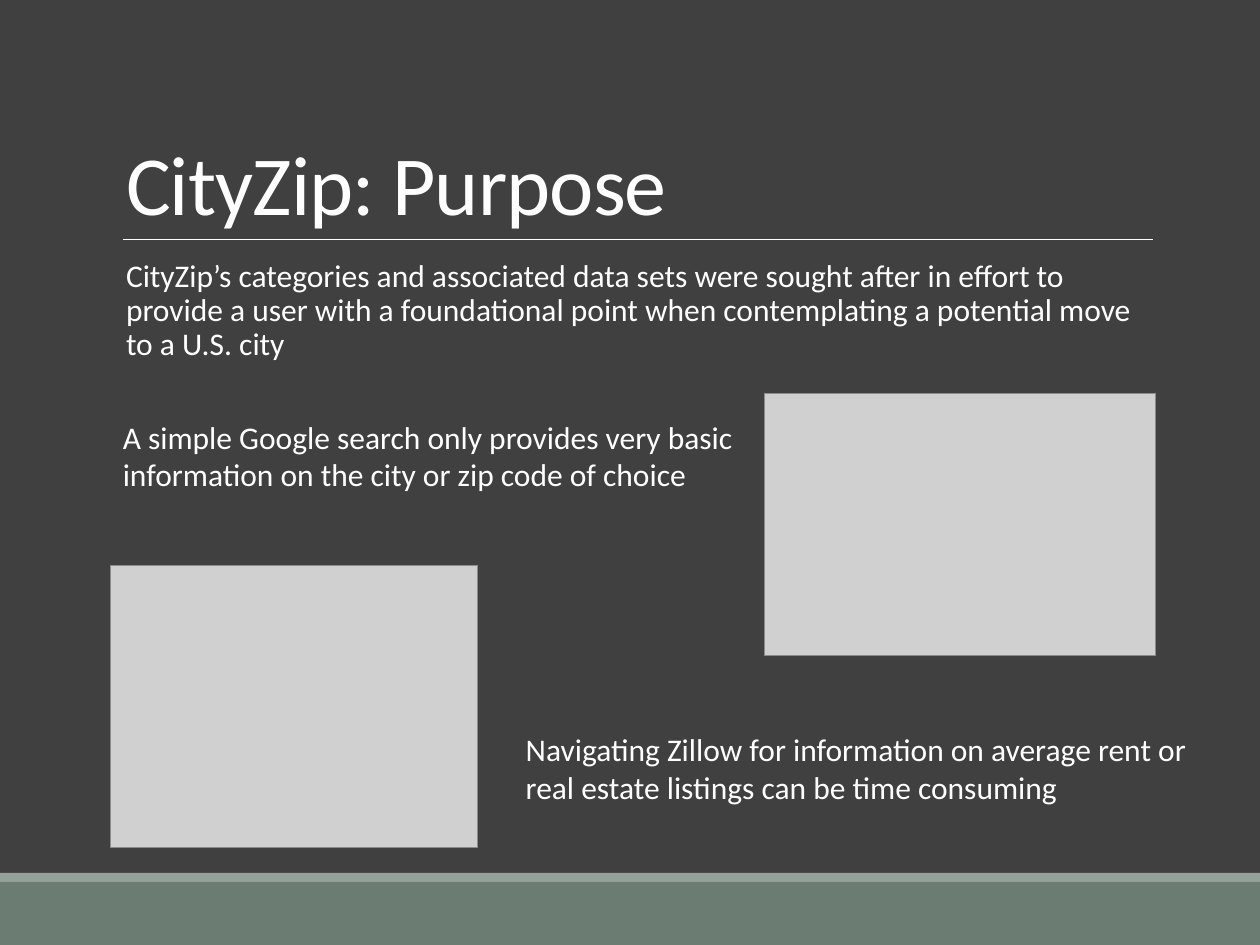
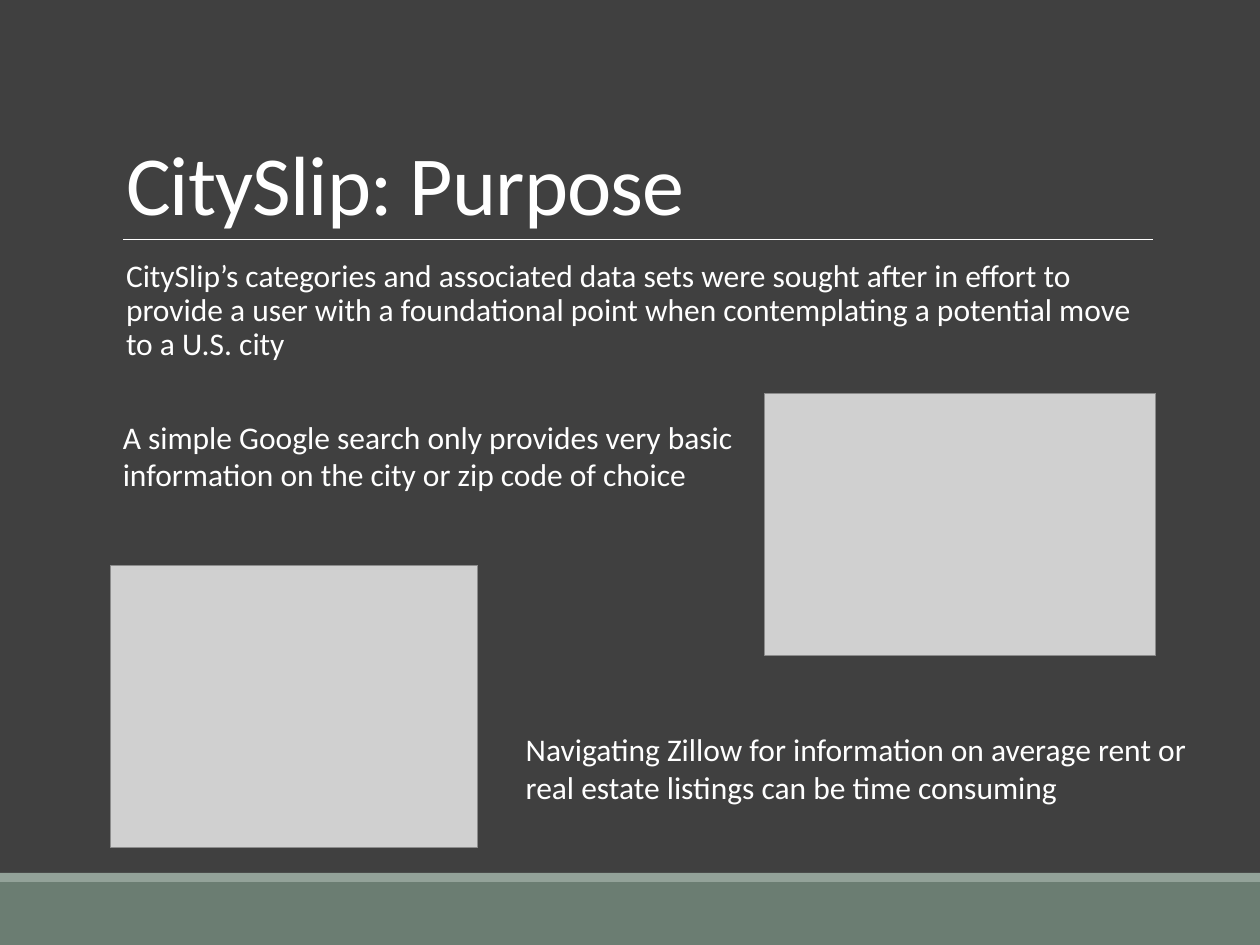
Before and after one commit to miriambrk/CityScore-ZipSlip-, a slide deck: slide 3 of CityZip_Presentation.pptx. Drawn at 1260x945 pixels with LibreOffice and Linux fonts; fonts in the diff are those of the drawing; grey boxes stand for pictures. Boxes give left, top, right and bottom in pixels: in the first picture for what was removed or moved away, otherwise in the second. Text is boxed around its words. In the diff, an @@ line names an element or a change of style, - is before the commit and + after.

Commit message:
Updated Presentation

```diff
--- a/CityZip_Presentation.pptx
+++ b/CityZip_Presentation.pptx
@@ title at box(126, 156, 684, 229): text changed @@
-CityZip: Purpose
+CitySlip: Purpose
@@ text at box(126, 265, 1130, 360): text changed @@
-      CityZip’s categories and associated data sets were sought after in effort to provide a user with a foundational point when contemplating a potential move to a U.S. city
+      CitySlip’s categories and associated data sets were sought after in effort to provide a user with a foundational point when contemplating a potential move to a U.S. city
```
Also in this commit, not shown: 6 other slides changed, 1 slide added, 1 slide removed.
